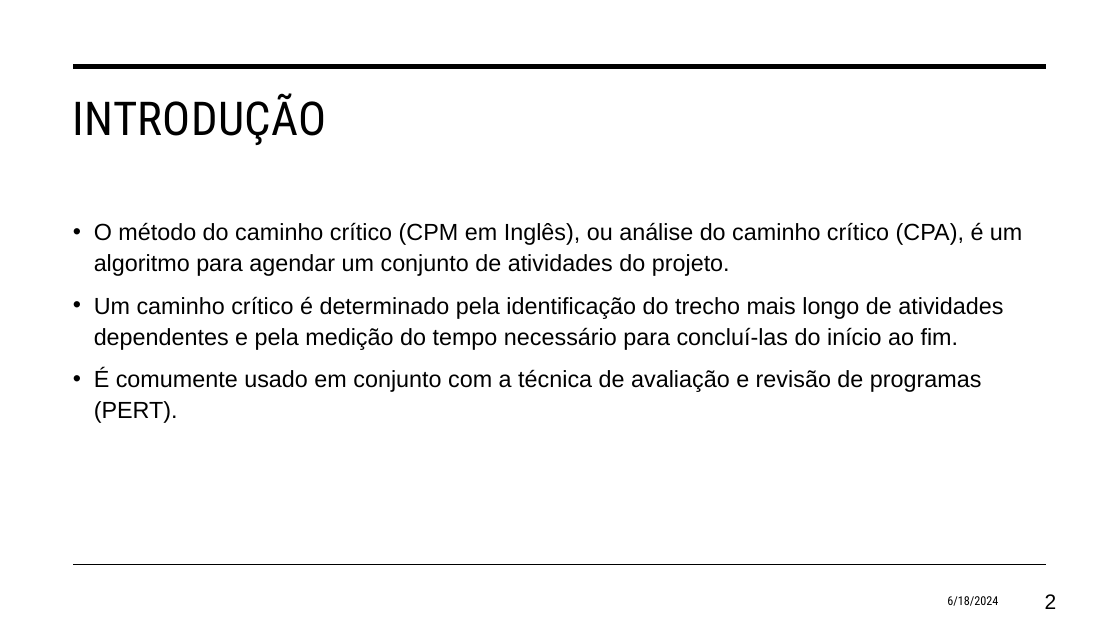
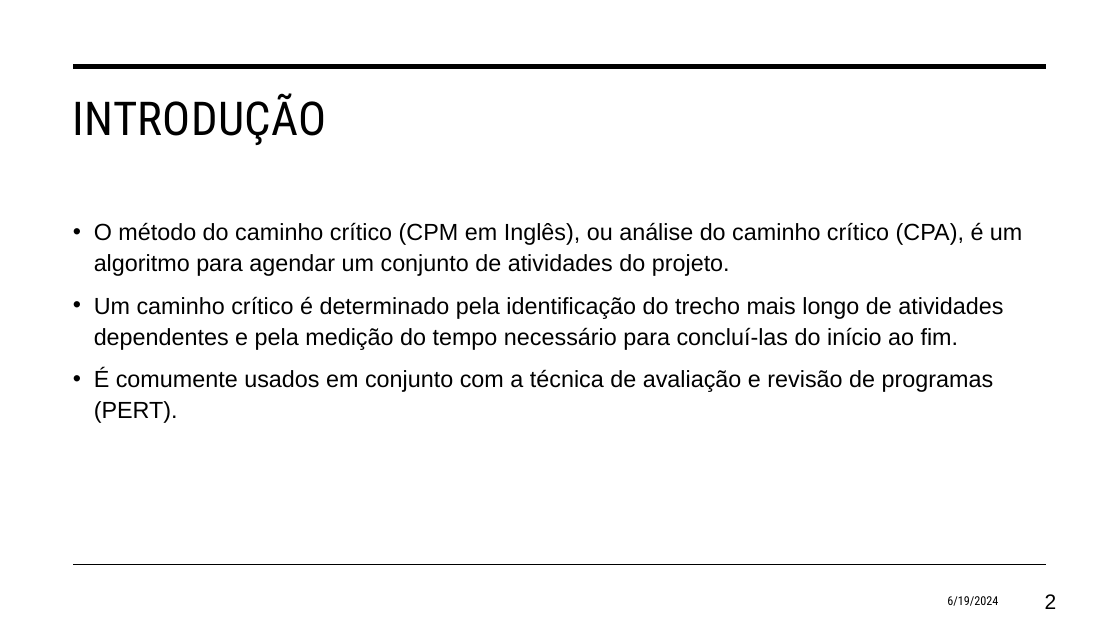
Before and after one commit to eduardosavian/critical-path, a slide deck: slide 2 of Presentation.pptx. Drawn at 1120x630 pixels with LibreOffice and Linux fonts; fonts in the diff are those of the drawing. Boxes give left, top, right and bottom in pixels: in the first picture for what was removed or moved away, otherwise in the second. Text is boxed around its words. In the diff, an @@ line names an element or a change of style, - is before the commit and + after.

```diff
--- a/Presentation.pptx
+++ b/Presentation.pptx
@@ text at [94,368,994,423]: text changed @@
-• É comumente usado em conjunto com a técnica de avaliação e revisão de programas (PERT).
+• É comumente usados em conjunto com a técnica de avaliação e revisão de programas (PERT).
@@ text at [947,596,998,606]: text changed @@
-6/18/2024
+6/19/2024
```
Also in this commit, not shown: 12 other slides changed, 3 slides added, 4 slides removed, 3 other files.
